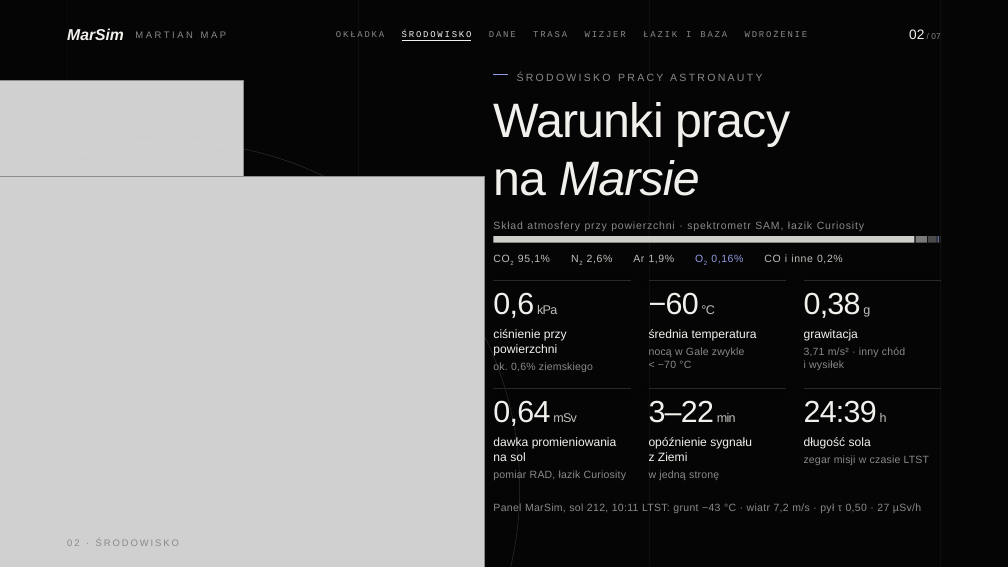
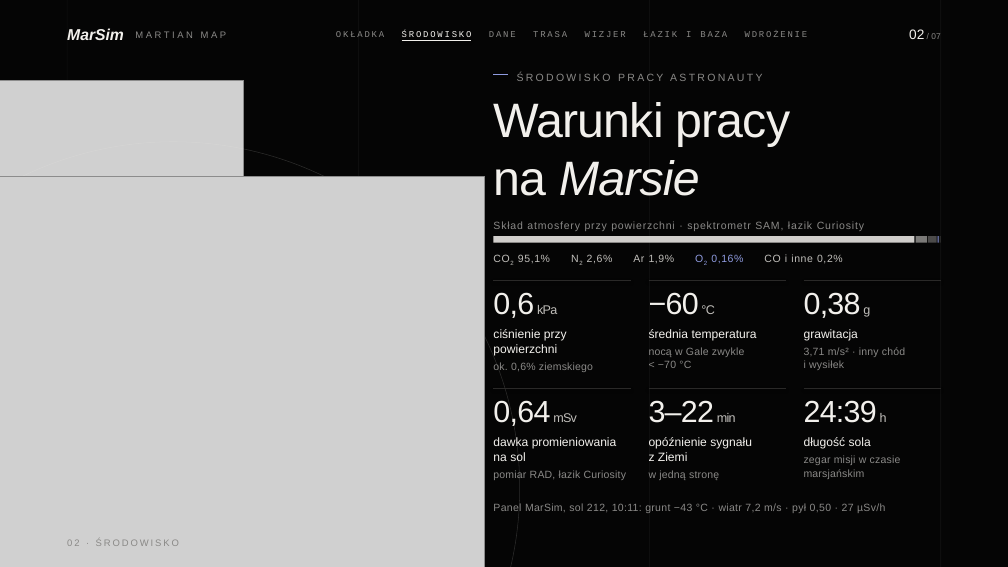
Before and after one commit to Aqayooooo/MarSim, a slide deck: slide 2 of prezentacja/MarSim-prezentacja.pptx. Drawn at 1008x567 pixels with LibreOffice and Linux fonts; fonts in the diff are those of the drawing; grey boxes stand for pictures. Boxes give left, top, right and bottom in pixels: in the first picture for what was removed or moved away, otherwise in the second. Text is boxed around its words. In the diff, an @@ line names an element or a change of style, - is before the commit and + after.

Commit message:
Prezentacja: język dla jurora zamiast szczegółów technicznych
Bez teleportu na wizjerze, bez SHA-256, serwera i żargonu (LTST, τ, σ,
DTM, A*, Pandolf) na slajdach. Zamiast tego co dana rzecz daje załodze.
Nazwy metod zostają w notatkach prowadzącego.

```diff
--- a/prezentacja/MarSim-prezentacja.pptx
+++ b/prezentacja/MarSim-prezentacja.pptx
@@ text at (x1=804, y1=455, x2=901, y2=479): text changed @@
-zegar misji w czasie LTST
+zegar misji w czasie marsjańskim
@@ text at (x1=493, y1=503, x2=885, y2=513): text changed @@
-Panel MarSim, sol 212, 10:11 LTST: grunt −43 °C · wiatr 7,2 m/s · pył τ 0,50 · 27 µSv/h
+Panel MarSim, sol 212, 10:11: grunt −43 °C · wiatr 7,2 m/s · pył 0,50 · 27 µSv/h
```
Also in this commit, not shown: 5 other slides changed, 7 other files.
